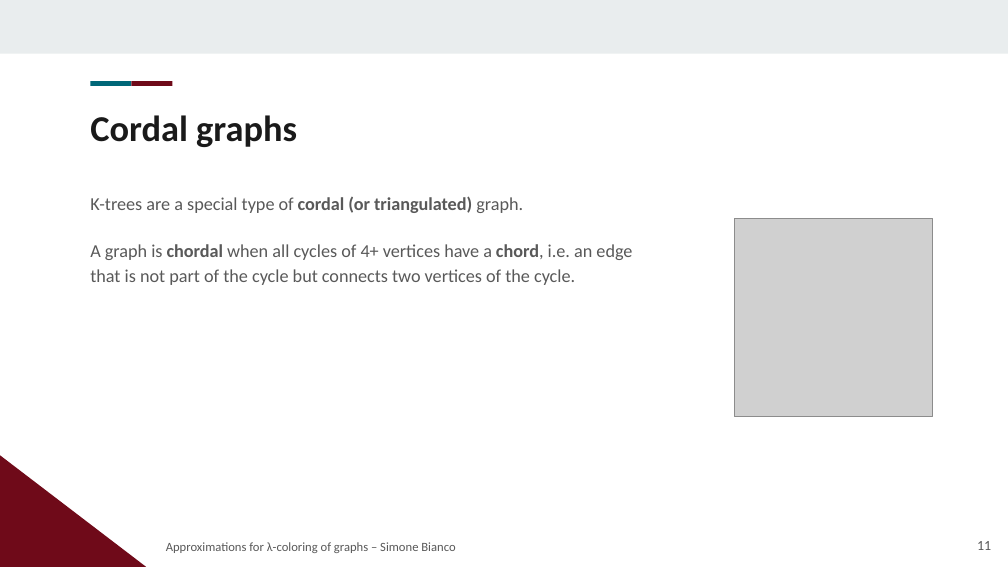
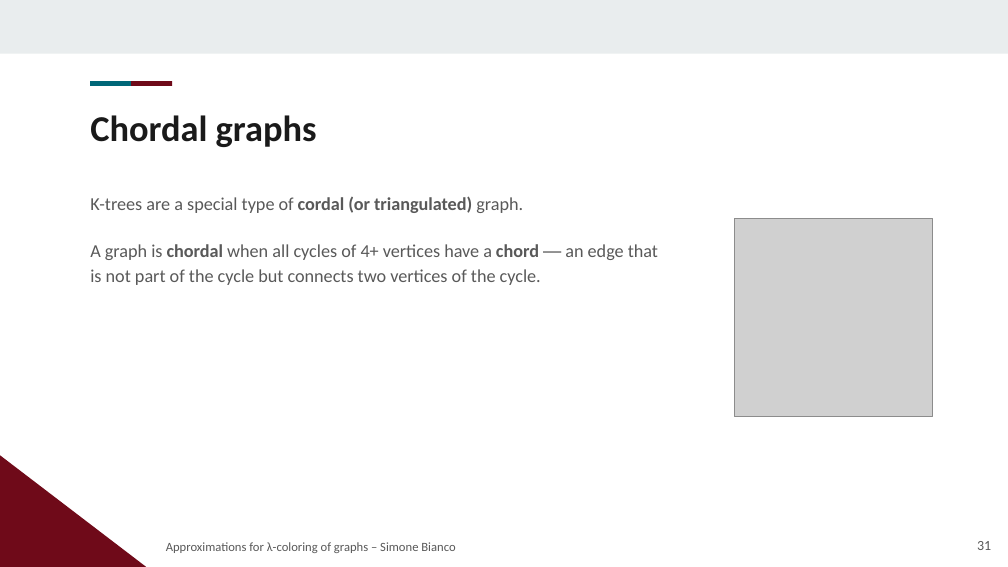
Before and after one commit to Exyss/university-notes, a slide deck: slide 31 of Presentations/Lambda Coloring/slides.odp (slide 11 before the commit). Drawn at 1008x567 pixels with LibreOffice and Linux fonts; fonts in the diff are those of the drawing; grey boxes stand for pictures; background and template pictures are left out. Boxes give left, top, right and bottom in pixels: in the first picture for what was removed or moved away, otherwise in the second. Text is boxed around its words. In the diff, an @@ line names an element or a change of style, - is before the commit and + after.

```diff
--- a/Presentations/Lambda Coloring/slides.odp
+++ b/Presentations/Lambda Coloring/slides.odp
@@ title at box(90, 115, 317, 147): text changed @@
-Cordal graphs
+Chordal graphs
@@ text at box(90, 244, 658, 285): text changed @@
-A graph is chordal when all cycles of 4+ vertices have a chord, i.e. an edge that is not part of the cycle but connects two vertices of the cycle.
+A graph is chordal when all cycles of 4+ vertices have a chord ― an edge that is not part of the cycle but connects two vertices of the cycle.
@@ page number at box(977, 541, 991, 550): text changed @@
-11
+31
```
Also in this commit, not shown: 37 other slides changed, 26 slides added, 15 other files.
